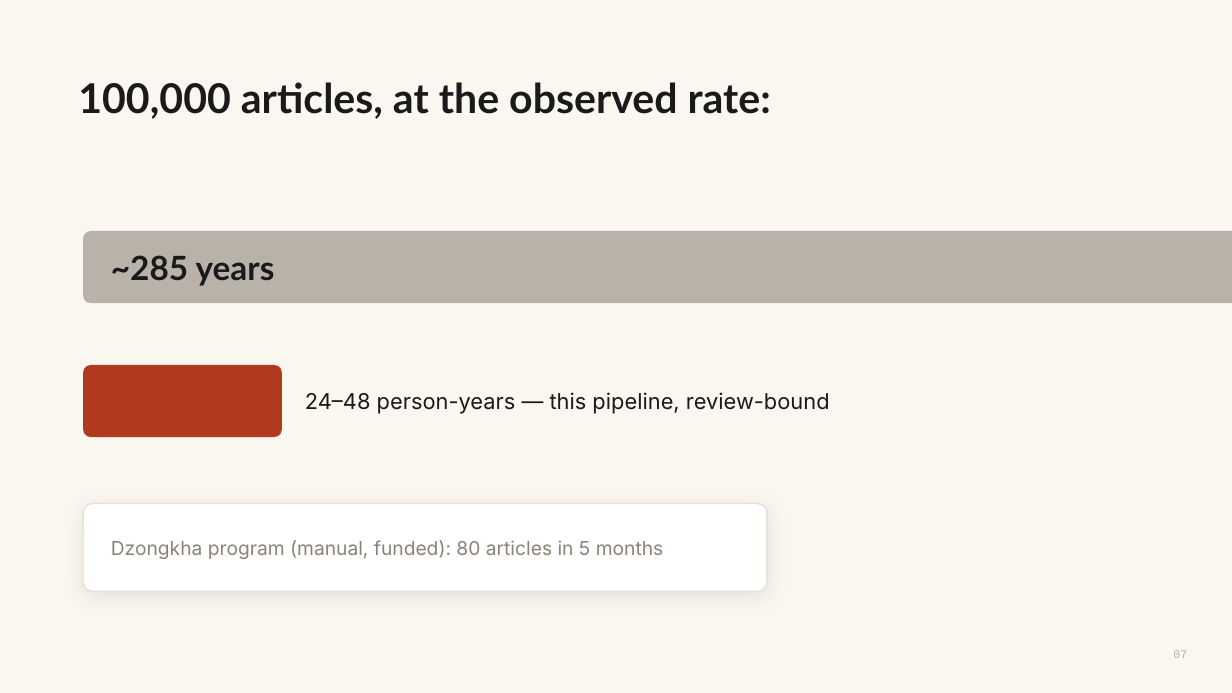
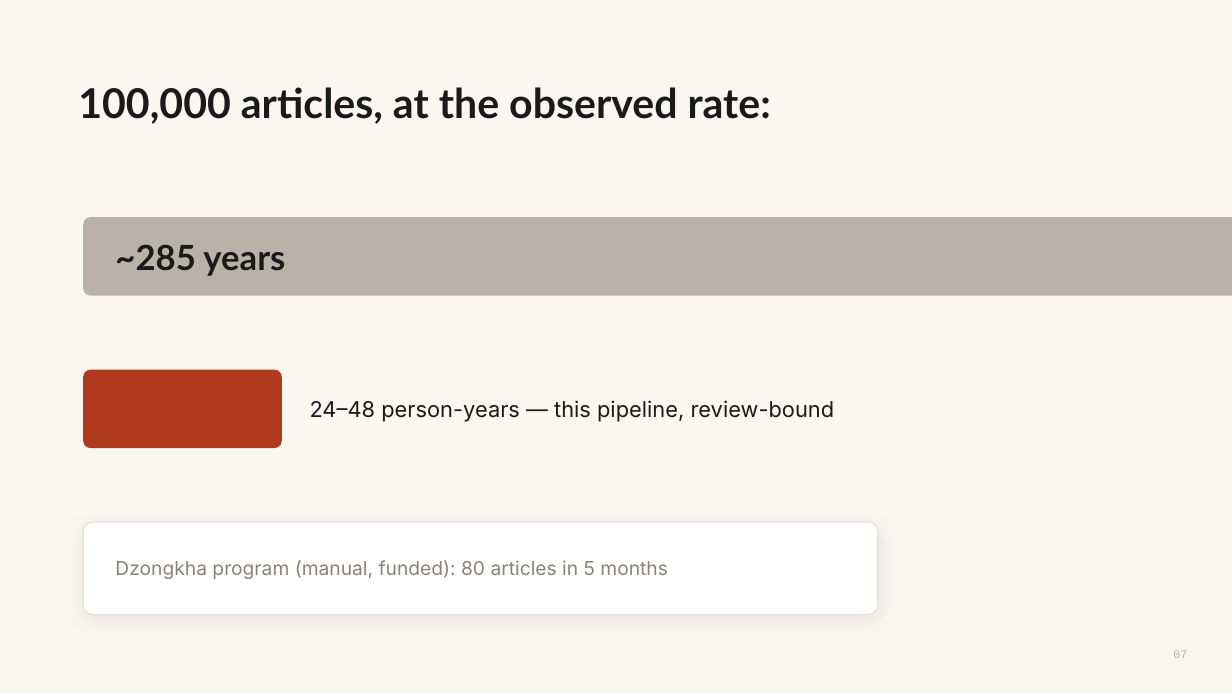
Before and after one commit to WeBuddhist/21-taras-rails, a slide deck: slide 7 of 0-INBOX/presentation-humanities-2026/verification-deck.pptx. Drawn at 1232x693 pixels with LibreOffice and Linux fonts; fonts in the diff are those of the drawing. Boxes give left, top, right and bottom in pixels: in the first picture for what was removed or moved away, otherwise in the second. Text is boxed around its words. In the diff, an @@ line names an element or a change of style, - is before the commit and + after.

```diff
--- a/0-INBOX/presentation-humanities-2026/verification-deck.pptx
+++ b/0-INBOX/presentation-humanities-2026/verification-deck.pptx
@@ text "100,000 articles, at the observed ...": place and size @@
-text "100,000 articles, at the observed ..." at (78,82,771,119)
+text "100,000 articles, at the observed ..." at (78,87,771,124)
@@ rounded rectangle: place and size @@
-rounded rectangle at (83,231,1232,303)
+rounded rectangle at (83,217,1232,296)
@@ text "~285 years": place and size @@
-text "~285 years" at (111,255,275,286)
+text "~285 years" at (115,244,285,276)
@@ text "~285 years" at (115,244,285,276): size 26 to 27 pt @@
@@ rounded rectangle: place and size @@
-rounded rectangle at (83,365,282,437)
+rounded rectangle at (83,370,282,448)
@@ text "24–48 person-years — this pipeline, ...": place and size @@
-text "24–48 person-years — this pipeline, ..." at (305,392,830,414)
+text "24–48 person-years — this pipeline, ..." at (310,400,835,422)
@@ proportions changed in 3 elements at (83,370,282,448), (83,217,1232,296), (83,522,878,615) @@
@@ rounded rectangle: place and size @@
-rounded rectangle at (83,504,767,592)
+rounded rectangle at (83,522,878,615)
@@ text "Dzongkha program (manual, funded): 80 ...": place and size @@
-text "Dzongkha program (manual, funded): 80 ..." at (111,540,664,559)
+text "Dzongkha program (manual, funded): 80 ..." at (115,560,668,579)
```
Also in this commit, not shown: 10 other slides changed.
